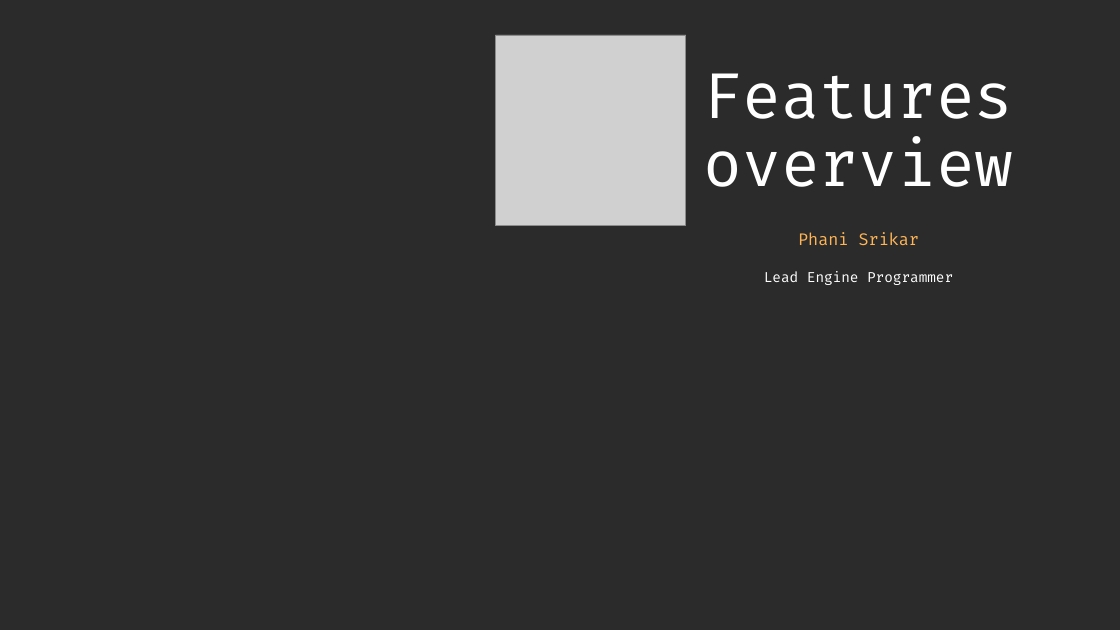
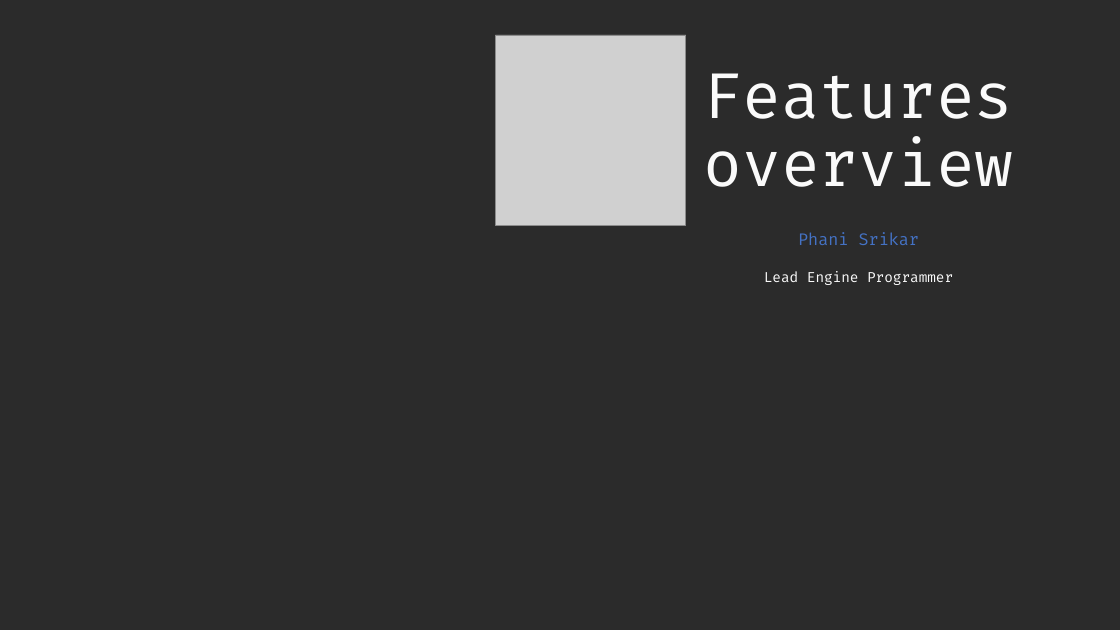
Before and after one commit to Pikachuxxxx/Razix, a slide deck: slide 1 of Docs/Features overview.pptx. Drawn at 1120x630 pixels with LibreOffice and Linux fonts; fonts in the diff are those of the drawing; grey boxes stand for pictures; background and template pictures are left out; a plain dark background stands for a picture behind light text. Boxes give left, top, right and bottom in pixels: in the first picture for what was removed or moved away, otherwise in the second. Text is boxed around its words. In the diff, an @@ line names an element or a change of style, - is before the commit and + after.

```diff
--- a/Docs/Features overview.pptx
+++ b/Docs/Features overview.pptx
@@ text "Phani Srikar" at (764,233,953,285): text colour #FFB556 to #4472C4 in "Phani Srikar"; text colour #FFFFFF to #FAFAFA in "Lead Engine Programmer" @@
```
Also in this commit, not shown: 6 other slides changed, 2 slides added, 5 other files.
